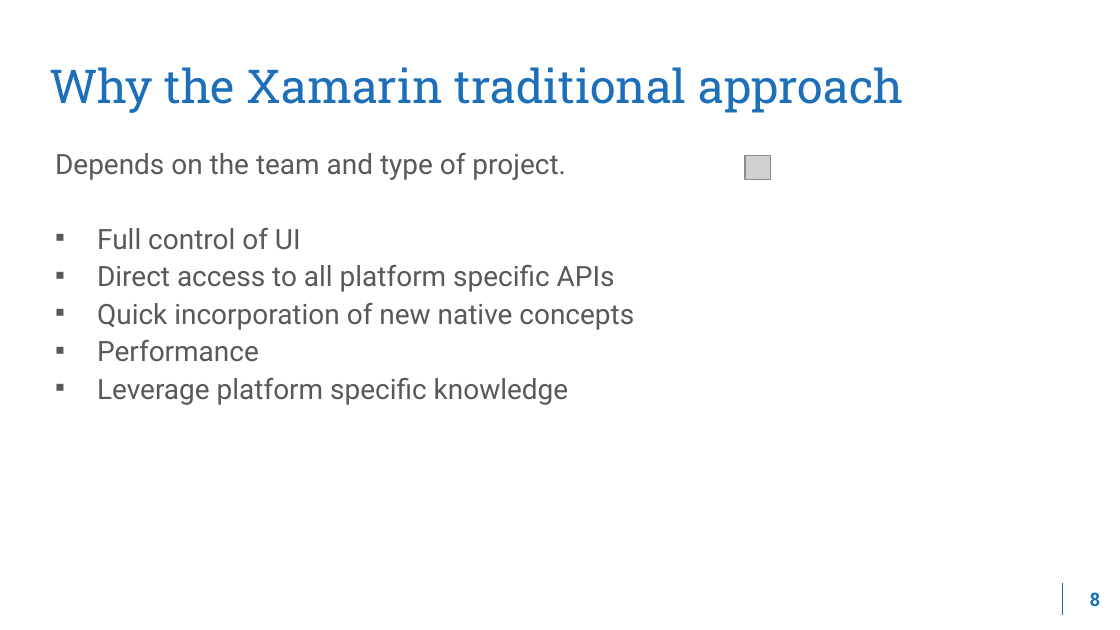
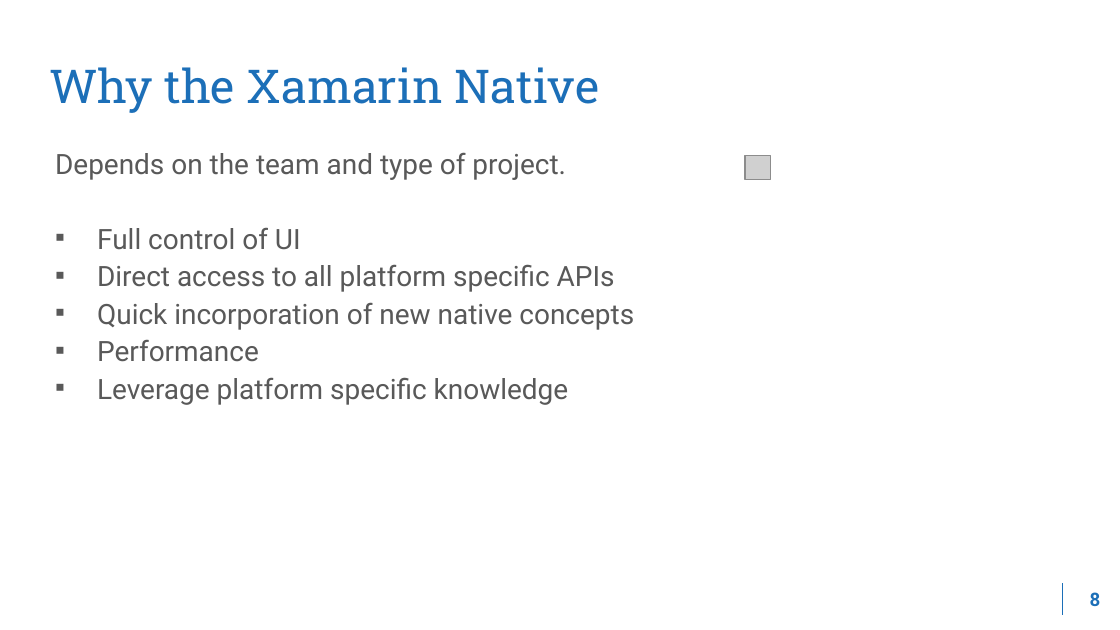
Before and after one commit to Xablu/TechDays2017, a slide deck: slide 8 of Building Native Designed App with Xamarin and MvvmCross.pptx. Drawn at 1120x630 pixels with LibreOffice and Linux fonts; fonts in the diff are those of the drawing; grey boxes stand for pictures; background and template pictures are left out. Boxes give left, top, right and bottom in pixels: in the first picture for what was removed or moved away, otherwise in the second. Text is boxed around its words. In the diff, an @@ line names an element or a change of style, - is before the commit and + after.

Commit message:
Fixed some spelling mistakes in the presentation

```diff
--- a/Building Native Designed App with Xamarin and MvvmCross.pptx
+++ b/Building Native Designed App with Xamarin and MvvmCross.pptx
@@ title at [49, 67, 599, 113]: text changed @@
-Why the Xamarin traditional approach
+Why the Xamarin Native
```
Also in this commit, not shown: 4 other slides changed.
